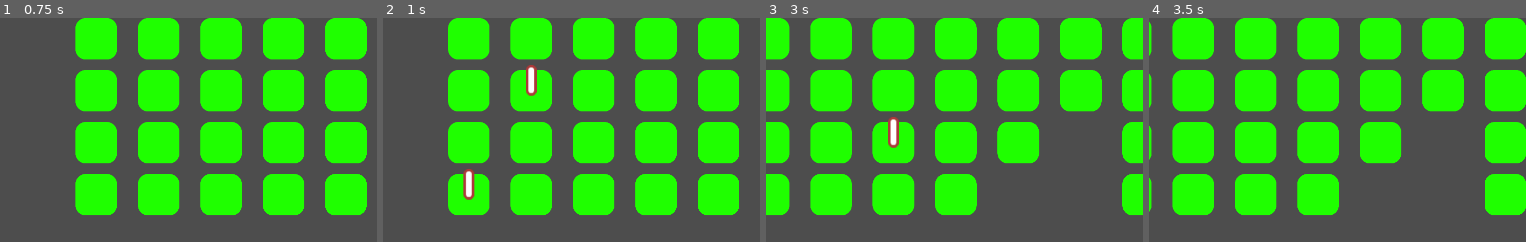
Above: before the commit, frames 1-4 (left to right).
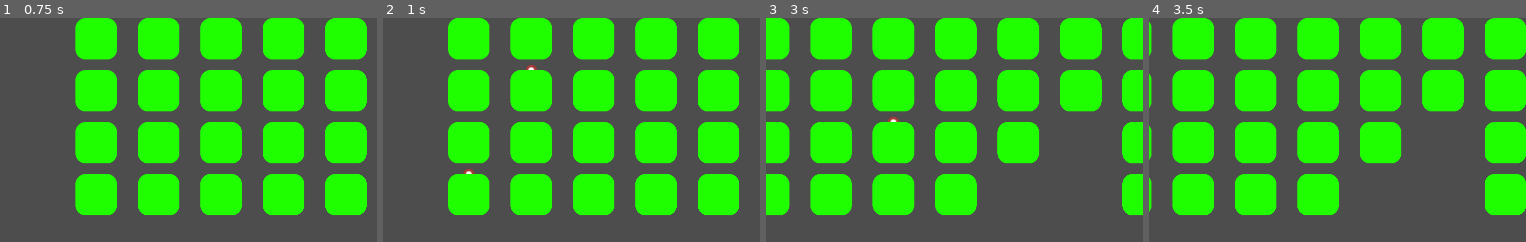
Above: after the commit, the same moments.

Repository: michael-j-coyne/space-defense
Game: Godot game, scene res://scenes/main.tscn
The game is run twice, just before and just after one commit, with the same random seed, the same clock (stepped at 60 frames per second) and the same inputs.
Inputs (mouse positions are % of the whole screen's width and height, from its top left):
- Up to frame 1 (0.75 s): tap Enter (ui_accept) at 0.5 s; move the mouse to (76, 45) at 0.52 s; hold E (rotate_right) from 0.53 s (still down); hold Shift from 0.53 s (still down); click (76, 45) at 0.67 s
- Up to frame 2 (1 s): keep holding E (rotate_right); keep holding Shift; tap Enter (ui_accept) at 0.77 s
- Up to frame 3 (3 s): release E (rotate_right) at 1.25 s; release Shift at 1.25 s; drag from (32, 55) to (15, 5) at 1.27 s; move the mouse to (63, 28) at 2.02 s; hold E (rotate_right) 2.03-2.75 s; tap Ctrl at 2.1 s; drag from (48, 70) to (15, 5) at 2.77 s
- Up to frame 4 (3.5 s): no input
The pictures show only the part of the screen within x 5-55%, y 0-50%; the shares and areas given below are measured in that part.

Frame 1 is identical in both runs. In frame 2, 0.7% of the frame differs, in the area x 21-41%, y 23-82%; in frame 3, 0.3%; in frame 4, nothing differs.

Commit message:
Enemies respawn after all are defeated

Diff:
--- a/scenes/enemy_grid.gd
+++ b/scenes/enemy_grid.gd
@@ -20,6 +20,7 @@
 
 func _ready() -> void:
 	position = INITIAL_POSITION
+	spawn_enemies()
 
 static func _enemy_position(row_idx: int, col_idx: int) -> Vector2:
 	var pos_x = 0.5 * ENEMY_SIZE.x + col_idx * (ENEMY_SIZE.x + GAP_SIZE.x)
--- a/scenes/main.gd
+++ b/scenes/main.gd
@@ -1,11 +1,24 @@
 class_name Main extends Node
+const enemy_grid_scene = preload("res://scenes/enemy_grid.tscn")
 
-@onready var enemy_spawn: EnemyGrid = get_node("EnemyGrid") as EnemyGrid
+var enemy_grid: EnemyGrid
 
 func _ready() -> void:
-	enemy_spawn.spawn_enemies()
+	_setup_enemy_grid()
+
+func _setup_enemy_grid():
+	enemy_grid = enemy_grid_scene.instantiate()
+	enemy_grid.all_enemies_defeated.connect(_on_enemy_grid_all_enemies_defeated)
+	add_child(enemy_grid)
 
 func _physics_process(_delta: float) -> void:
 	if Input.is_action_just_released("ui_text_backspace"):
 		$TransitionCamera.pan_to_camera($InitialCamera, get_node("Player/Camera2D"), 2.0)
 		$Player.change_state("free")
+
+func _on_enemy_grid_all_enemies_defeated() -> void:
+	#enemy_grid.disconnect("all_enemies_defeated", _on_enemy_grid_all_enemies_defeated)
+	enemy_grid.queue_free()
+
+	# TODO, not sure about this Timer.
+	$EnemyGridSpawnTimer.start()
--- a/scenes/main.tscn
+++ b/scenes/main.tscn
@@ -1,15 +1,11 @@
-[gd_scene load_steps=5 format=3 uid="uid://cw6yqb8txc3tr"]
+[gd_scene load_steps=4 format=3 uid="uid://cw6yqb8txc3tr"]
 
 [ext_resource type="Script" path="res://scenes/main.gd" id="1_hqko1"]
 [ext_resource type="PackedScene" uid="uid://db8fg8nkj0sgq" path="res://scenes/player.tscn" id="2_kr0qi"]
-[ext_resource type="PackedScene" uid="uid://bvmrysyho501e" path="res://scenes/enemy_grid.tscn" id="2_uiqiv"]
 [ext_resource type="PackedScene" uid="uid://7wx5h7m5w4mb" path="res://scenes/transition_camera.tscn" id="4_os3os"]
 
 [node name="Main" type="Node"]
 script = ExtResource("1_hqko1")
-
-[node name="EnemyGrid" parent="." instance=ExtResource("2_uiqiv")]
-position = Vector2(350, 2.08165e-12)
 
 [node name="Player" parent="." instance=ExtResource("2_kr0qi")]
 position = Vector2(917, 1030)
@@ -21,4 +17,8 @@
 [node name="InitialCamera" type="Camera2D" parent="."]
 anchor_mode = 0
 
-[node name="Timer" type="Timer" parent="."]
+[node name="EnemyGridSpawnTimer" type="Timer" parent="."]
+wait_time = 2.0
+one_shot = true
+
+[connection signal="timeout" from="EnemyGridSpawnTimer" to="." method="_setup_enemy_grid"]
